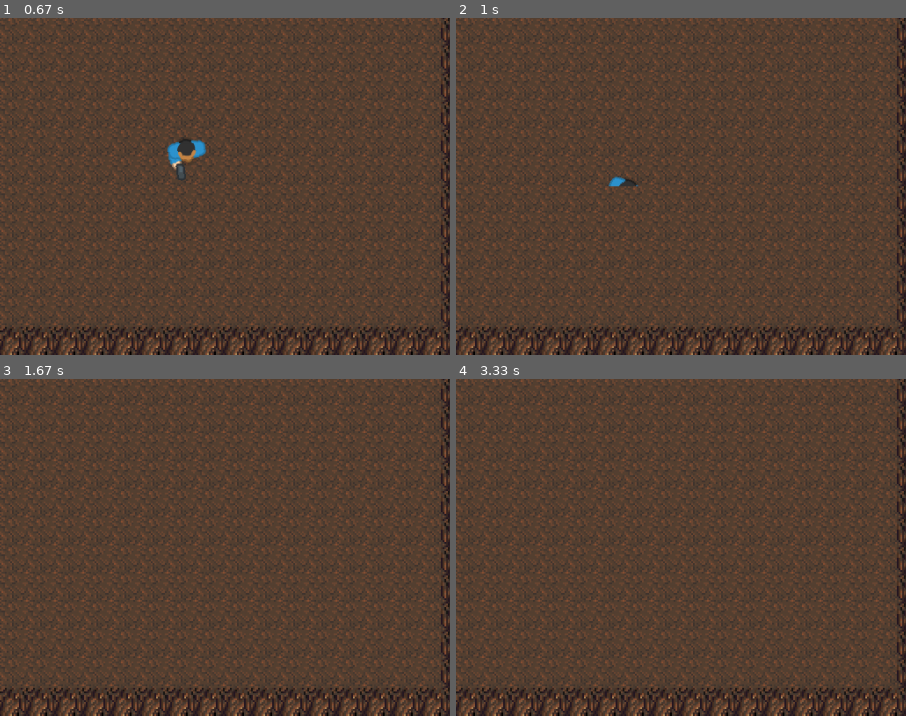
Above: before the commit, frames 1-4 (two rows, left to right).
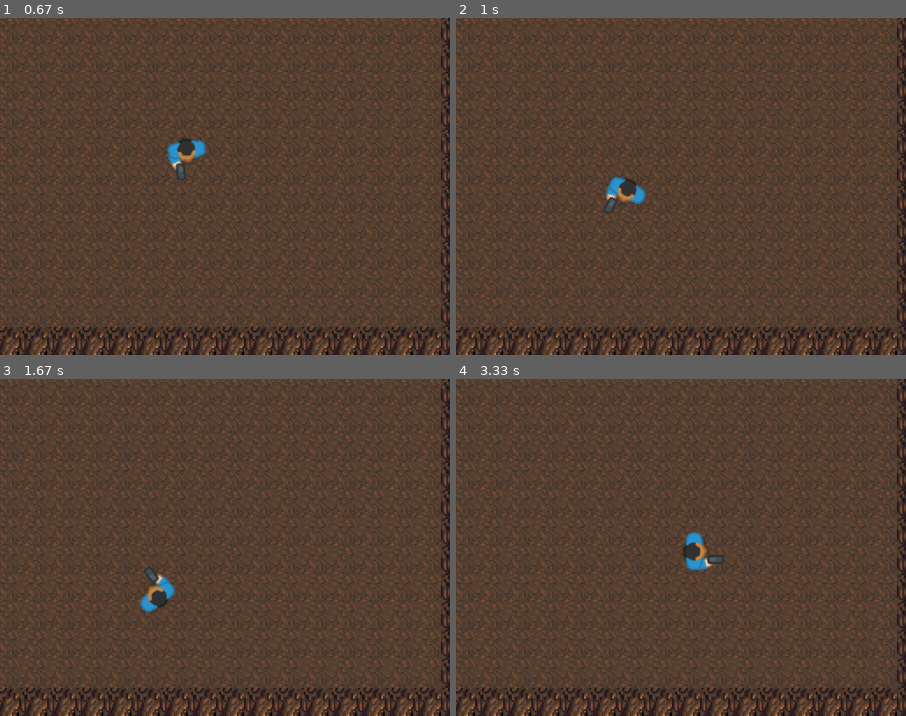
Above: after the commit, the same moments.

Repository: ErkCurley/PyGames-Tile-based-Game
Game: pygame game, started from main.py
Two runs of this game, one before a commit and one after it. Both use one fixed random seed, a clock stepped at 60 frames per second and the inputs below.
Inputs:
- Up to frame 1 (0.67 s): hold Right from 0.33 s (still down)
- Up to frame 2 (1 s): release Right at 0.8 s; hold Up from 0.83 s (still down)
- Up to frame 3 (1.67 s): release Up at 1.13 s; hold Right 1.17-1.63 s
- Up to frame 4 (3.33 s): hold Left 1.67-2.2 s; hold Down 2.23-2.53 s; hold Left 2.57-2.97 s; hold Up from 3 s (still down)
The pictures show only the part of the screen within x 48-98%, y 50-100%; the shares and areas given below are measured in that part.

Frame 1 is identical in both runs. In frame 2, 0.4% of the frame differs, in the area x 32-43%, y 49-59%; in frame 3, 0.5%; in frame 4, 0.6%, in the area x 50-60%, y 45-57%.

Commit message:
Fixed problem with some floors rendering overtop the player

Diff:
--- a/main.py
+++ b/main.py
@@ -45,6 +45,10 @@
                     Floor(self, col, row)
                 if tile == 'P':
                     Floor(self, col, row)
+
+        for row, tiles in enumerate(self.map.data):
+            for col, tile in enumerate(tiles):
+                if tile == 'P':
                     self.player = Player(self, col, row)
 
         self.camera = Camera(self.map.width, self.map.height)
